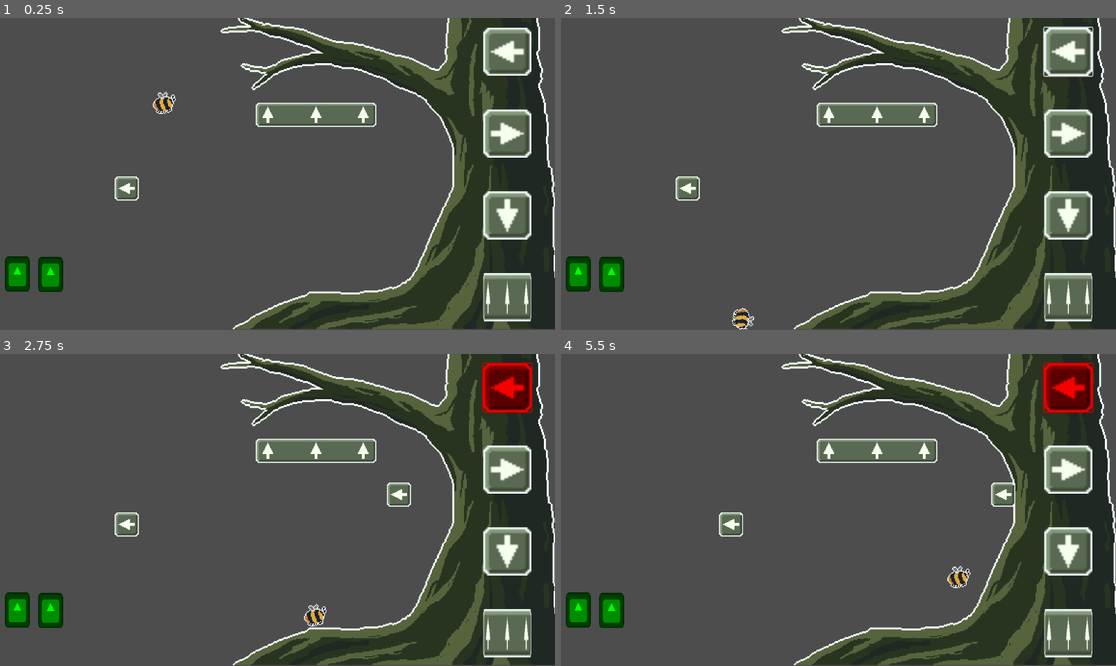
Above: before the commit, frames 1-4 (two rows, left to right).
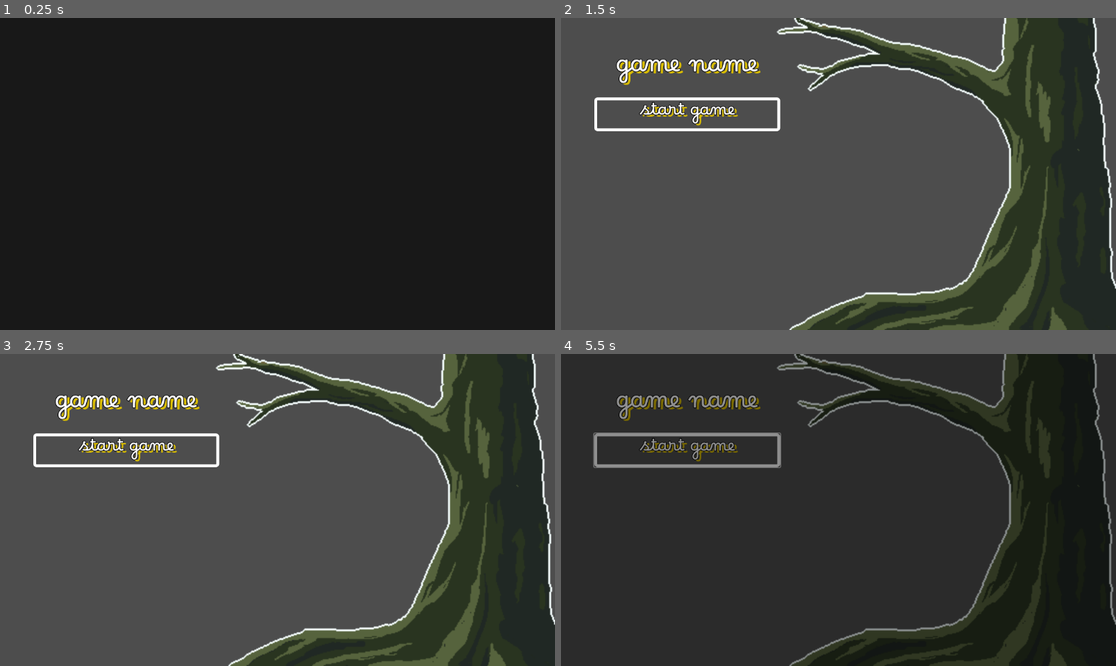
Above: after the commit, the same moments.

Repository: schmertenk/platformer
Game: Godot game, scene res://Main.tscn
Same seed, same stepped clock (60 frames per second), same inputs: the game is played once before the commit and once after it. Before the commit the project starts from res://Game.tscn. The engine's default icon, where the game draws it, is replaced by a stand-in: a white triangle on a blue panel in a dark square.
Inputs (mouse positions are in pixels of both pictures, inside the frame that each line leads up to):
- Up to frame 1 (0.25 s): no input
- Up to frame 2 (1.5 s): click (1066, 52) at 0.52 s; move the mouse to (960, 158) at 1.27 s; hold Right (right) from 1.28 s (still down); click (960, 158) at 1.35 s
- Up to frame 3 (2.75 s): keep holding Right (right); tap Space (jump) at 1.52, 2.27 s; move the mouse to (399, 494) at 2.02 s; click (399, 494) at 2.1 s
- Up to frame 4 (5.5 s): move the mouse to (894, 441) at 2.77 s; release Right (right) at 2.78 s; hold Left (left) 2.78-3.53 s; right-click (894, 441) at 2.85 s; click (894, 441) at 3.05 s; move the mouse to (810, 572) at 3.52 s; hold Right (right) 3.53-5.03 s; click (810, 572) at 3.6 s; tap Space (jump) at 3.77, 4.52, 5.27 s; move the mouse to (1005, 556) at 4.27 s; click (1005, 556) at 4.35 s; move the mouse to (672, 463) at 5.02 s; hold Left (left) from 5.03 s (still down); right-click (672, 463) at 5.1 s; click (672, 463) at 5.3 s

The runs differ from the first frame. In frame 1, 95% of the frame differs, in the area x 0-100%, y 0-100%; in frame 2, 17%; in frame 3, 17%; in frame 4, 86%.

Commit message:
added main menu and fixed some bugs

Diff:
--- a/Globals/Global.gd
+++ b/Globals/Global.gd
@@ -3,3 +3,4 @@
 const gravity = 9.8
 var control_platforms = { 'W': false, 'A': false, 'S': false, 'D': false, 'Space': false, 'Shift': false}
 var game:Game
+var main:Main
--- /dev/null
+++ b/Main.gd
@@ -0,0 +1,33 @@
+extends Node2D
+
+class_name Main
+
+@onready var current_scene = $CurrentScene
+
+func _ready():
+	Global.main = self
+	change_scene("res://Scenes/Menus/MainMenu/MainMenu.tscn")
+
+
+func change_scene_to_instance(instanced_scene : Node, animation_speed = 1):
+	$AnimationPlayer.play("trans_in")
+
+	await $AnimationPlayer.animation_finished
+
+	if current_scene.get_child_count():
+		for s in current_scene.get_children():
+			current_scene.remove_child(s)
+			s.queue_free()
+	current_scene.add_child(instanced_scene)
+	$AnimationPlayer.play("trans_out")
+	get_tree().paused = false
+
+
+func change_scene(scene_path : String):
+	var i = load(scene_path).instantiate()
+	change_scene_to_instance(i)
+
+
+func change_scene_to(scene : PackedScene):
+	var instance = scene.instantiate()
+	change_scene_to_instance(instance)
--- /dev/null
+++ b/Main.tscn
@@ -0,0 +1,78 @@
+[gd_scene load_steps=6 format=3 uid="uid://dlsdjcvif8w2t"]
+
+[ext_resource type="Script" path="res://Main.gd" id="1_h16ll"]
+
+[sub_resource type="Animation" id="Animation_3bl6u"]
+resource_name = "trans_in"
+length = 0.5
+tracks/0/type = "value"
+tracks/0/imported = false
+tracks/0/enabled = true
+tracks/0/path = NodePath("CanvasLayer/ColorRect:modulate")
+tracks/0/interp = 1
+tracks/0/loop_wrap = true
+tracks/0/keys = {
+"times": PackedFloat32Array(0, 0.5),
+"transitions": PackedFloat32Array(0.535887, 1),
+"update": 0,
+"values": [Color(1, 1, 1, 0), Color(1, 1, 1, 1)]
+}
+
+[sub_resource type="Animation" id="Animation_emhc6"]
+length = 0.001
+tracks/0/type = "value"
+tracks/0/imported = false
+tracks/0/enabled = true
+tracks/0/path = NodePath("CanvasLayer/ColorRect:modulate")
+tracks/0/interp = 1
+tracks/0/loop_wrap = true
+tracks/0/keys = {
+"times": PackedFloat32Array(0),
+"transitions": PackedFloat32Array(1),
+"update": 0,
+"values": [Color(1, 1, 1, 1)]
+}
+
+[sub_resource type="Animation" id="Animation_yi853"]
+resource_name = "trans_out"
+length = 0.5
+tracks/0/type = "value"
+tracks/0/imported = false
+tracks/0/enabled = true
+tracks/0/path = NodePath("CanvasLayer/ColorRect:modulate")
+tracks/0/interp = 1
+tracks/0/loop_wrap = true
+tracks/0/keys = {
+"times": PackedFloat32Array(0, 0.5),
+"transitions": PackedFloat32Array(1, 0.535887),
+"update": 0,
+"values": [Color(1, 1, 1, 1), Color(1, 1, 1, 0)]
+}
+
+[sub_resource type="AnimationLibrary" id="AnimationLibrary_6mau4"]
+_data = {
+"RESET": SubResource("Animation_emhc6"),
+"trans_in": SubResource("Animation_3bl6u"),
+"trans_out": SubResource("Animation_yi853")
+}
+
+[node name="Main" type="Node2D"]
+script = ExtResource("1_h16ll")
+
+[node name="CurrentScene" type="Node2D" parent="."]
+
+[node name="CanvasLayer" type="CanvasLayer" parent="."]
+
+[node name="ColorRect" type="ColorRect" parent="CanvasLayer"]
+anchors_preset = 15
+anchor_right = 1.0
+anchor_bottom = 1.0
+grow_horizontal = 2
+grow_vertical = 2
+mouse_filter = 2
+color = Color(0, 0, 0, 1)
+
+[node name="AnimationPlayer" type="AnimationPlayer" parent="."]
+libraries = {
+"": SubResource("AnimationLibrary_6mau4")
+}
--- a/Scenes/ControlPlatformWrapper/ControlPlatformWrapper.gd
+++ b/Scenes/ControlPlatformWrapper/ControlPlatformWrapper.gd
@@ -10,6 +10,8 @@
 var mouse_in
 var mouse_offset = Vector2.ZERO
 var platform_id
+
+var can_drop = true
 
 
 func _ready():
@@ -28,6 +30,20 @@
 	if is_dragging:
 		global_position = get_global_mouse_position() + mouse_offset
 
+	can_drop = true
+	for area in $Area2D.get_overlapping_areas():
+		if area and !area.is_in_group("passing_wrappers"):
+			can_drop = false
+	for body in $Area2D.get_overlapping_bodies():
+		if body and !body.is_in_group("passing_wrappers"):
+			can_drop = false
+
+	if !can_drop:
+		$Sprite2D.modulate = Color.ROSY_BROWN
+	else:
+		$Sprite2D.modulate = Color.WHITE
+
+
 
 func drag():
 	if control_platform:
@@ -40,13 +56,6 @@
 	is_dragging = true
 
 func drop():
-	var can_drop = true
-	for area in $Area2D.get_overlapping_areas():
-		if area:
-			can_drop = false
-	for body in $Area2D.get_overlapping_bodies():
-		if body:
-			can_drop = false
 	if can_drop:
 		var platform = load(control_platform_path).instantiate()
 		control_platform = platform
@@ -55,6 +64,8 @@
 		Global.game.add_child(platform)
 		platform.global_position = global_position
 		platform.body.global_position = global_position
+		if platform.body is RigidBody2D:
+			platform.body.global_rotation = global_rotation
 		is_dragging = false
 		$Sprite2D.visible = false
 	else:
--- /dev/null
+++ b/Scenes/Menus/MainMenu/MainMenu.gd
@@ -0,0 +1,15 @@
+extends CanvasLayer
+
+
+# Called when the node enters the scene tree for the first time.
+func _ready():
+	pass # Replace with function body.
+
+
+# Called every frame. 'delta' is the elapsed time since the previous frame.
+func _process(delta):
+	pass
+
+
+func _on_button_pressed():
+	Global.main.change_scene("res://Scenes/Levels/Level1/Level1.tscn")
--- /dev/null
+++ b/Scenes/Menus/MainMenu/MainMenu.tscn
@@ -0,0 +1,93 @@
+[gd_scene load_steps=5 format=3 uid="uid://s8gnxvgda8pm"]
+
+[ext_resource type="Script" path="res://Scenes/Menus/MainMenu/MainMenu.gd" id="1_qorip"]
+[ext_resource type="Texture2D" uid="uid://b2ue6laibxw6i" path="res://Images/Ambient/trees.png" id="2_55faq"]
+[ext_resource type="FontFile" uid="uid://dlwgioj2a4605" path="res://Borel-Regular.ttf" id="3_k4niv"]
+
+[sub_resource type="StyleBoxFlat" id="StyleBoxFlat_r0rph"]
+bg_color = Color(1, 1, 1, 0)
+border_width_left = 6
+border_width_top = 6
+border_width_right = 6
+border_width_bottom = 6
+border_color = Color(1, 1, 1, 1)
+corner_radius_top_left = 6
+corner_radius_top_right = 6
+corner_radius_bottom_right = 6
+corner_radius_bottom_left = 6
+
+[node name="MainMenu" type="CanvasLayer"]
+script = ExtResource("1_qorip")
+
+[node name="Control" type="Control" parent="."]
+layout_mode = 3
+anchors_preset = 15
+anchor_right = 1.0
+anchor_bottom = 1.0
+grow_horizontal = 2
+grow_vertical = 2
+
+[node name="TextureRect" type="TextureRect" parent="."]
+anchors_preset = 15
+anchor_right = 1.0
+anchor_bottom = 1.0
+grow_horizontal = 2
+grow_vertical = 2
+texture = ExtResource("2_55faq")
+
+[node name="VBoxContainer" type="VBoxContainer" parent="."]
+offset_left = 69.0
+offset_top = 60.0
+offset_right = 455.0
+offset_bottom = 589.0
+
+[node name="Label" type="Label" parent="VBoxContainer"]
+layout_mode = 2
+theme_override_colors/font_color = Color(1, 1, 1, 1)
+theme_override_colors/font_shadow_color = Color(0.858824, 0.745098, 0, 1)
+theme_override_constants/shadow_offset_x = 6
+theme_override_constants/shadow_offset_y = 4
+theme_override_constants/outline_size = 5
+theme_override_constants/shadow_outline_size = 0
+theme_override_fonts/font = ExtResource("3_k4niv")
+theme_override_font_sizes/font_size = 50
+text = "game name"
+horizontal_alignment = 1
+
+[node name="Button" type="Button" parent="VBoxContainer"]
+custom_minimum_size = Vector2(0, 70)
+layout_mode = 2
+flat = true
+
+[node name="Panel" type="Panel" parent="VBoxContainer/Button"]
+layout_mode = 1
+anchors_preset = 15
+anchor_right = 1.0
+anchor_bottom = 1.0
+grow_horizontal = 2
+grow_vertical = 2
+mouse_filter = 1
+theme_override_styles/panel = SubResource("StyleBoxFlat_r0rph")
+
+[node name="Label" type="Label" parent="VBoxContainer/Button/Panel"]
+layout_mode = 1
+anchors_preset = 15
+anchor_right = 1.0
+anchor_bottom = 1.0
+offset_top = -2.0
+offset_bottom = 2.0
+grow_horizontal = 2
+grow_vertical = 2
+theme_override_colors/font_color = Color(1, 1, 1, 1)
+theme_override_colors/font_shadow_color = Color(0.858824, 0.745098, 0, 1)
+theme_override_constants/shadow_offset_x = 6
+theme_override_constants/shadow_offset_y = 4
+theme_override_constants/outline_size = 5
+theme_override_constants/shadow_outline_size = 0
+theme_override_fonts/font = ExtResource("3_k4niv")
+theme_override_font_sizes/font_size = 35
+text = "start game"
+horizontal_alignment = 1
+vertical_alignment = 2
+
+[connection signal="pressed" from="VBoxContainer/Button" to="." method="_on_button_pressed"]
--- a/project.godot
+++ b/project.godot
@@ -11,7 +11,7 @@
 [application]
 
 config/name="platformer"
-run/main_scene="res://Game.tscn"
+run/main_scene="res://Main.tscn"
 config/features=PackedStringArray("4.1", "GL Compatibility")
 config/icon="res://icon.svg"
 
Binary file added: Borel-Regular.ttf
Not shown, added: Borel-Regular.ttf.import
